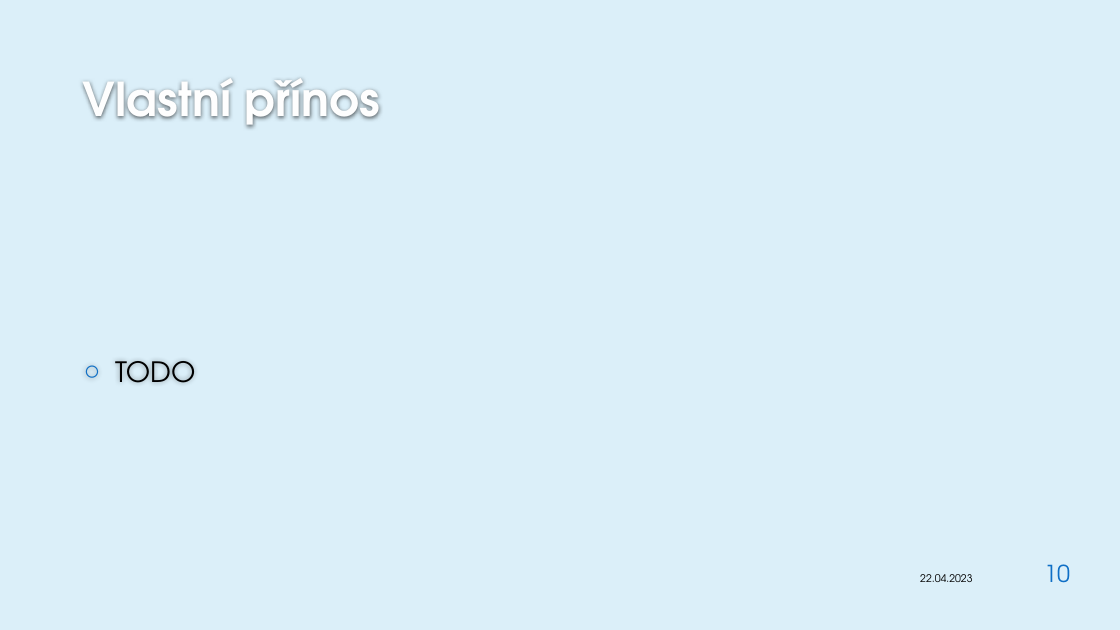
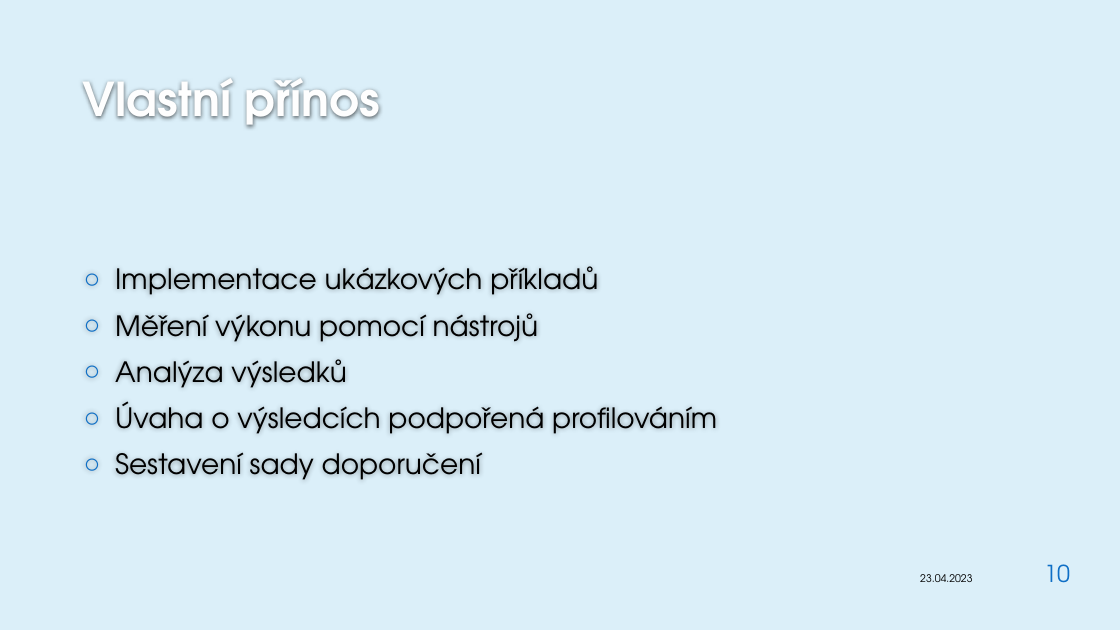
Before and after one commit to JanaCZek/diplomka, a slide deck: slide 10 of Dokumentace/obhajoba/janecka.pptx. Drawn at 1120x630 pixels with LibreOffice and Linux fonts; fonts in the diff are those of the drawing; background and template pictures are left out. Boxes give left, top, right and bottom in pixels: in the first picture for what was removed or moved away, otherwise in the second. Text is boxed around its words. In the diff, an @@ line names an element or a change of style, - is before the commit and + after.

```diff
--- a/Dokumentace/obhajoba/janecka.pptx
+++ b/Dokumentace/obhajoba/janecka.pptx
@@ text at bbox=[115, 266, 717, 480]: text changed @@
-○ TODO
+○ Implementace ukázkových příkladů
+○ Měření výkonu pomocí nástrojů
+○ Analýza výsledků
+○ Úvaha o výsledcích podpořená profilováním
+○ Sestavení sady doporučení
@@ text at bbox=[920, 574, 972, 582]: text changed @@
-22.04.2023
+23.04.2023
```
Also in this commit, not shown: 12 other slides changed, 6 slides added, 10 other files.
